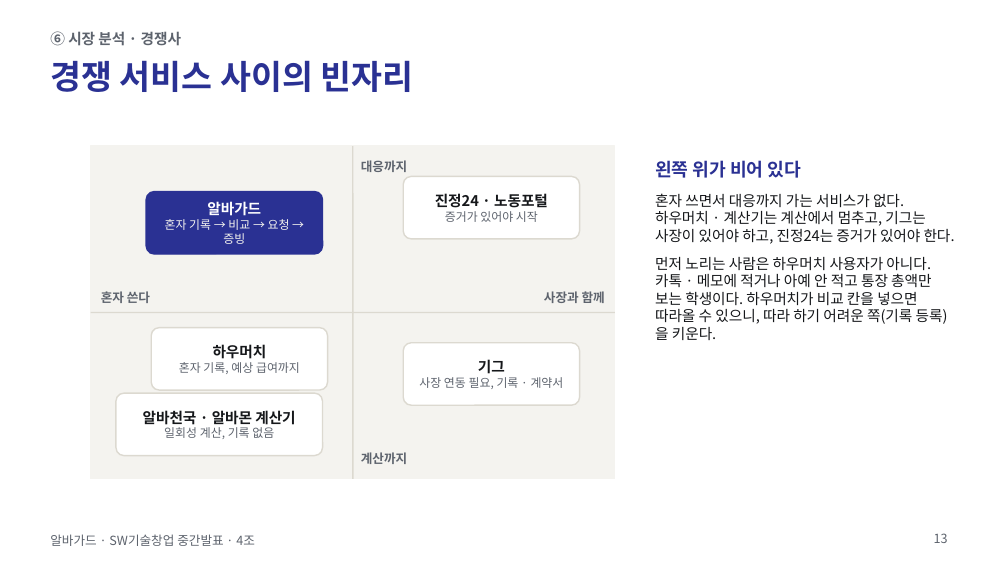
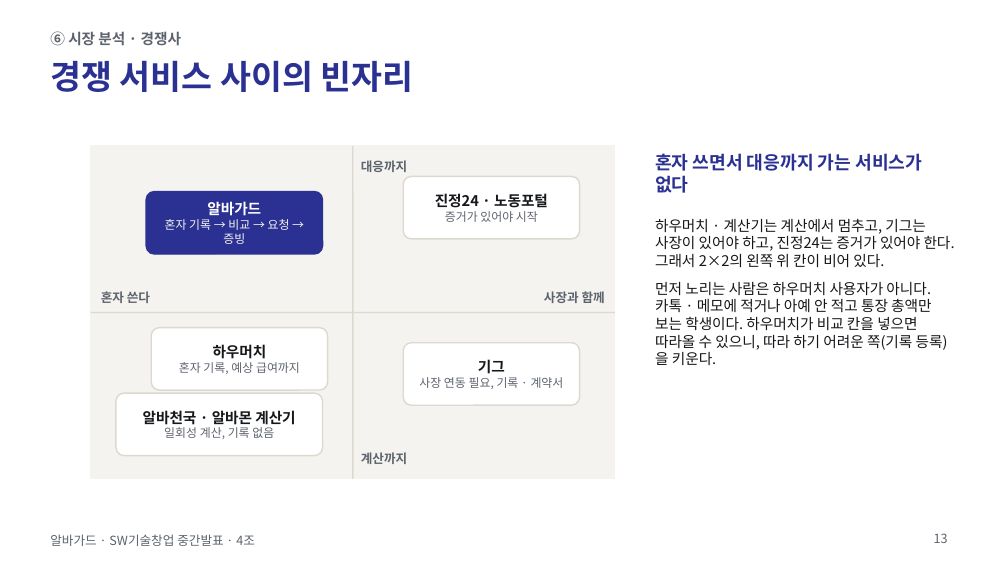
Before and after one commit to jihooni217/albaguard, a slide deck: slide 13 of docs/06_중간발표_PPT.pptx. Drawn at 1008x567 pixels with LibreOffice and Linux fonts; fonts in the diff are those of the drawing. Boxes give left, top, right and bottom in pixels: in the first picture for what was removed or moved away, otherwise in the second. Text is boxed around its words. In the diff, an @@ line names an element or a change of style, - is before the commit and + after.

```diff
--- a/docs/06_중간발표_PPT.pptx
+++ b/docs/06_중간발표_PPT.pptx
@@ text at [655, 153, 922, 193]: text changed @@
-왼쪽 위가 비어 있다
+혼자 쓰면서 대응까지 가는 서비스가 없다
@@ text "혼자 쓰면서 대응까지 가는 서비스가 ..." at [655, 153, 922, 193]: vertical alignment middle to top @@
@@ text at [655, 219, 955, 267]: text changed @@
-혼자 쓰면서 대응까지 가는 서비스가 없다. 하우머치 · 계산기는 계산에서 멈추고, 기그는 사장이 있어야 하고, 진정24는 증거가 있어야 한다.
+하우머치 · 계산기는 계산에서 멈추고, 기그는 사장이 있어야 하고, 진정24는 증거가 있어야 한다. 그래서 2×2의 왼쪽 위 칸이 비어 있다.
@@ text "하우머치 · 계산기는 계산에서 멈추고, ...": place and size @@
-text "하우머치 · 계산기는 계산에서 멈추고, ..." at [655, 193, 955, 340]
+text "하우머치 · 계산기는 계산에서 멈추고, ..." at [655, 219, 955, 365]
```
Also in this commit, not shown: 8 other slides changed.
